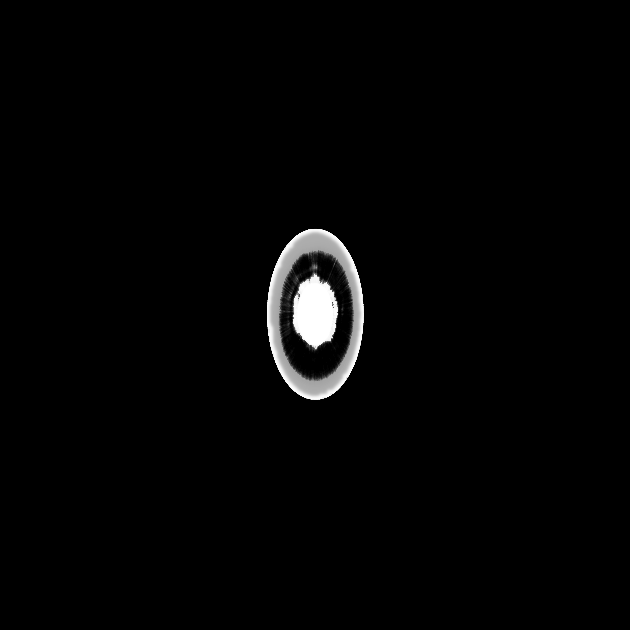
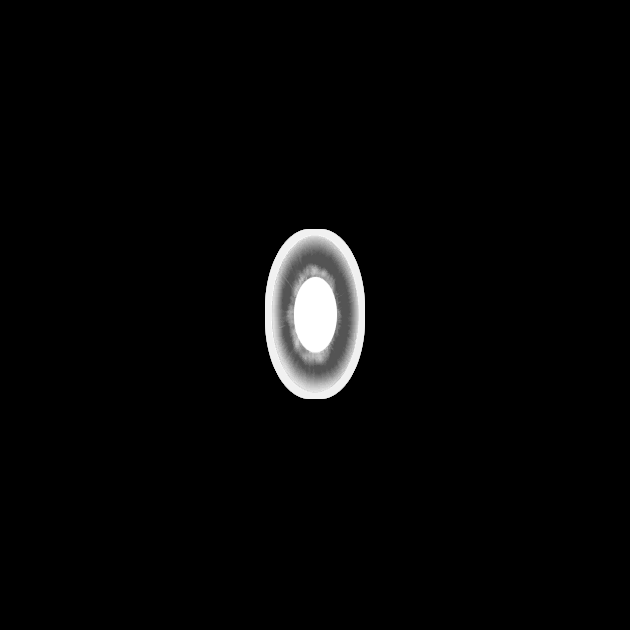
Before/after of a 630x630 layered artwork. What changed in the layer stack:
removed layer "Pasted Layer" over (265, 228, 365, 400)
painted on "\" over (265, 229, 365, 399)
